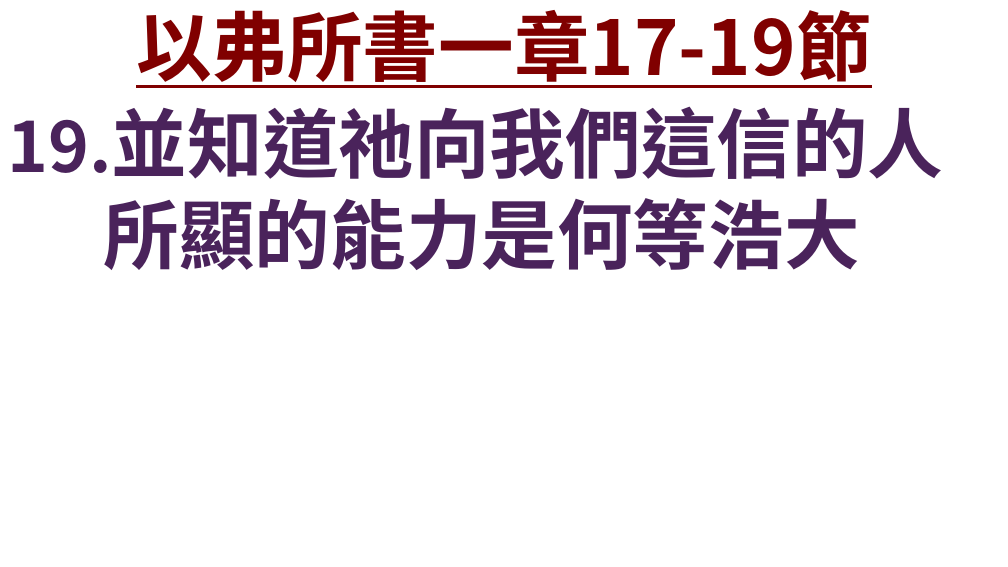
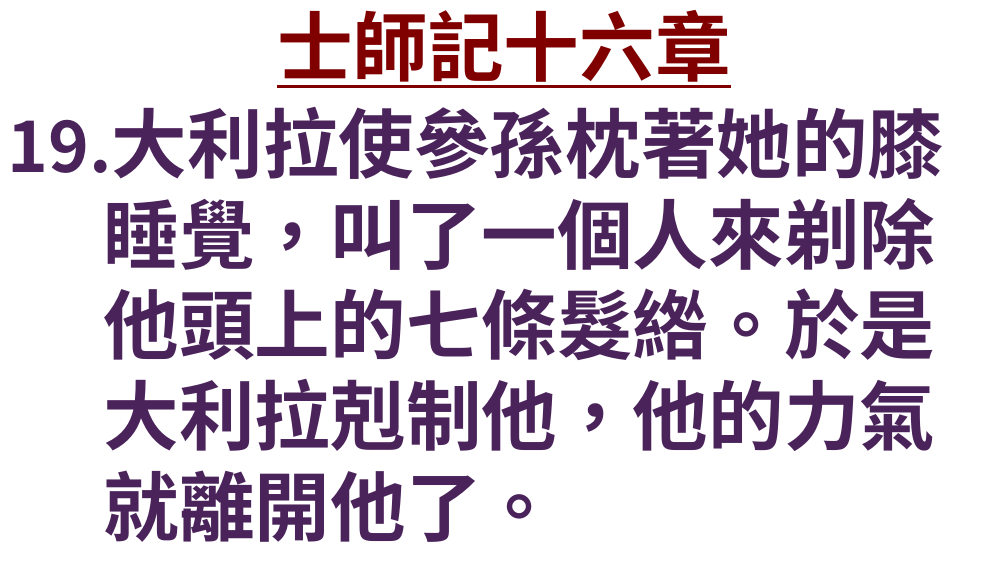
Before and after one commit to Rye-GT500/FaithSlide, a slide deck: slide 4 of test.pptx. Drawn at 1008x567 pixels with LibreOffice and Linux fonts; fonts in the diff are those of the drawing; background and template pictures are left out. Boxes give left, top, right and bottom in pixels: in the first picture for what was removed or moved away, otherwise in the second. Text is boxed around its words. In the diff, an @@ line names an element or a change of style, - is before the commit and + after.

```diff
--- a/test.pptx
+++ b/test.pptx
@@ title at (277,10,731,88): text changed @@
-以弗所書一章17-19節
+士師記十六章
@@ text at (8,107,944,542): text changed @@
-19.並知道祂向我們這信的人所顯的能力是何等浩大
+19.大利拉使參孫枕著她的膝睡覺，叫了一個人來剃除他頭上的七條髮綹。於是大利拉剋制他，他的力氣就離開他了。
```
Also in this commit, not shown: 3 other slides changed, 7 slides added, 1 other file.
